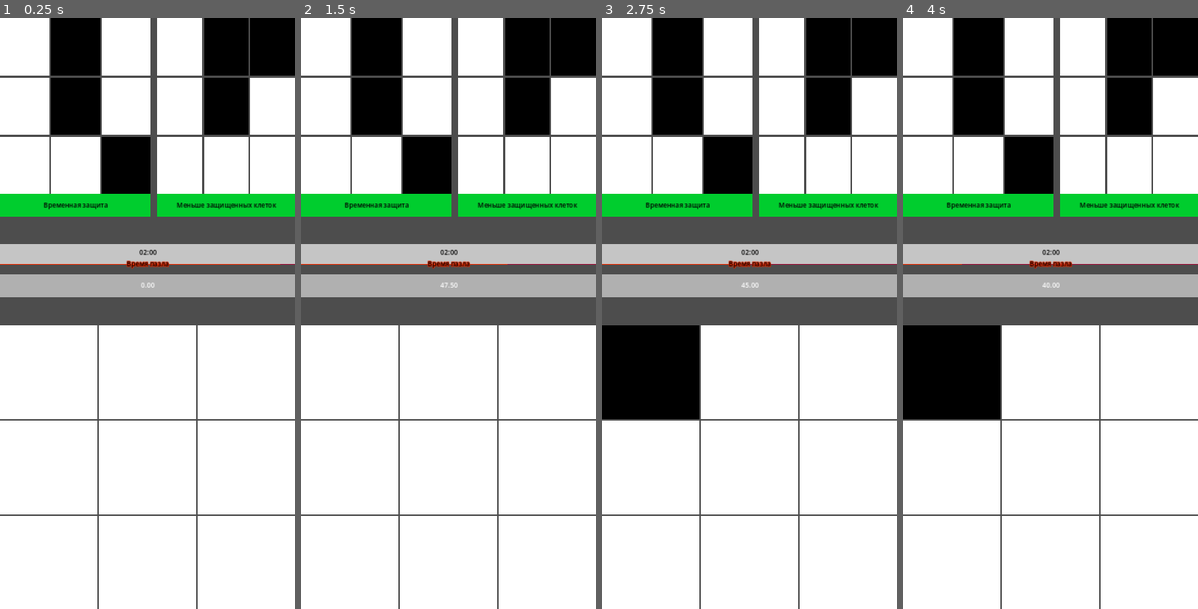
Above: before the commit, frames 1-4 (left to right).
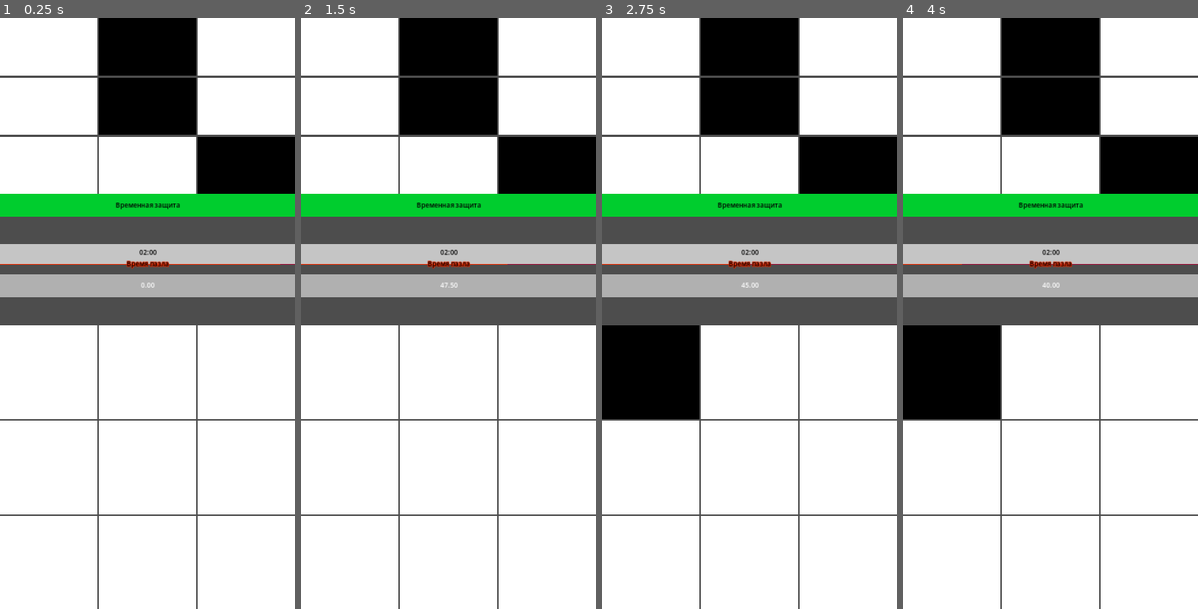
Above: after the commit, the same moments.

Repository: Less-ThanThree/square-chaos
Game: Godot game, scene res://Scenes/Game/GameNoPath.tscn
Two runs of this game, one before a commit and one after it. Both use one fixed random seed, a clock stepped at 60 frames per second and the inputs below. Before the commit the project starts from res://Scenes/Game/Game.tscn.
Inputs (mouse positions are in pixels of both pictures, inside the frame that each line leads up to):
- Up to frame 1 (0.25 s): no input
- Up to frame 2 (1.5 s): click (351, 372) at 0.52 s; click (351, 372) at 1.27 s
- Up to frame 3 (2.75 s): click (652, 372) at 2.02 s
- Up to frame 4 (4 s): tap Enter at 2.75 s; tap Space at 3.5 s

The runs differ from the first frame. In frame 1, 20% of the frame differs, in the area x 14-100%, y 0-34%; in frame 2, 20%; in frame 3, 20%; in frame 4, 20%.
Error in both runs: Attempt to call function 'get_device_name' in base 'null instance' on a null instance. (res://GlobalScripts/DeviceInfo.gd:7)

Commit message:
Add main game scene

Diff:
--- a/GlobalScripts/GeneratorLevel.gd
+++ b/GlobalScripts/GeneratorLevel.gd
@@ -1,6 +1,12 @@
 extends Node
 
 var levelsGenerate = 0
+
+#var current_scene = null
+#
+#func _ready():
+#	var root = get_tree().get_root()
+#	current_scene = root.get_child(root.get_child_count() - 1)
 
 var matrixTemplateX2 = [
 	[0,0],
@@ -73,3 +79,13 @@
 	var playerMatrix = PlayerStatus.getPlayerLevelField()
 	playerMatrix[positionX][positionY] = val
 	PlayerStatus.setPlayerLevelField(playerMatrix)
+
+#func goto_scene(path):
+#	call_deferred('_defferedGotoScene', path)
+#
+#func _defferedGotoScene(path):
+#	current_scene.free()
+#
+#	var scene = ResourceLoader.load(path)
+#	get_tree().get_root().add_child(current_scene)
+#	get_tree().set_current_scene(current_scene)
--- a/GlobalScripts/PlayerStatus.gd
+++ b/GlobalScripts/PlayerStatus.gd
@@ -218,6 +218,8 @@
 # Стадия игрока
 var _currentPlayerStage: int = 0 : set = setCurrentPlayerStage, get = getCurrentPlayerStage
 
+var _isPath: bool = false : set = setPath, get = getPath
+
 # Предыдущая стадия
 var _previosStage: Dictionary = {}
 
@@ -227,7 +229,8 @@
 # Текущая стадия
 var _stage: Dictionary = {}
 
-var LevelsCount = 2
+# КОЛИЧЕСТВО УРОВНЕЙ ОЧЕНЬ ВАЖНАЯ ПЕРЕМЕННАЯ!!!!!!!!!!!!!!!! НЕ ТРОЖЬ ВСЕ СЛОМАЕТСЯ!!!!!!!!!
+var LevelsCount = 1
 
 # Матрица игрового поля
 var _playerField: Array = [] : set = setPlayerLevelField, get = getPlayerLevelField
@@ -311,3 +314,9 @@
 
 func getNextStage() -> Dictionary:
 	return _nextStage
+
+func setPath(isPath: bool):
+	_isPath = isPath
+
+func getPath() -> bool:
+	return _isPath
--- a/Scenes/Game/Game.tscn
+++ b/Scenes/Game/GameNoPath.tscn
@@ -1,11 +1,11 @@
 [gd_scene load_steps=5 format=3 uid="uid://diih2muwwdlg"]
 
-[ext_resource type="PackedScene" uid="uid://scgo1kktsoxp" path="res://Scenes/Level/Level.tscn" id="1_1m7tf"]
-[ext_resource type="PackedScene" uid="uid://d3sxwsxiv4typ" path="res://Scenes/Level/LevelPlayer.tscn" id="1_h0tqi"]
-[ext_resource type="PackedScene" uid="uid://dc0j6ufjauf6j" path="res://Scenes/Timers/timers.tscn" id="3_2r3rs"]
-[ext_resource type="PackedScene" uid="uid://bc6xvon0xkp0j" path="res://Scenes/Points/Points.tscn" id="4_muasc"]
+[ext_resource type="PackedScene" uid="uid://d3sxwsxiv4typ" path="res://Scenes/Level/LevelPlayer.tscn" id="1_rnt5a"]
+[ext_resource type="PackedScene" uid="uid://scgo1kktsoxp" path="res://Scenes/Level/Level.tscn" id="2_d2162"]
+[ext_resource type="PackedScene" uid="uid://dc0j6ufjauf6j" path="res://Scenes/Timers/timers.tscn" id="3_ro33u"]
+[ext_resource type="PackedScene" uid="uid://bc6xvon0xkp0j" path="res://Scenes/Points/Points.tscn" id="4_8nt82"]
 
-[node name="Game" type="Node"]
+[node name="GameNoPath" type="Node"]
 
 [node name="BoxContainerPlayer" type="BoxContainer" parent="."]
 anchors_preset = 15
@@ -24,22 +24,12 @@
 anchors_preset = 15
 anchor_right = 1.0
 anchor_bottom = 1.0
-offset_right = -352.0
 offset_bottom = -955.0
 grow_horizontal = 2
 grow_vertical = 2
 size_flags_vertical = 3
 
-[node name="Node2D" parent="BoxContainer2" instance=ExtResource("1_1m7tf")]
-layout_mode = 2
-
-[node name="BoxContainer3" type="BoxContainer" parent="."]
-offset_left = 384.0
-offset_right = 720.0
-offset_bottom = 485.0
-size_flags_vertical = 3
-
-[node name="Node2D" parent="BoxContainer3" instance=ExtResource("1_1m7tf")]
+[node name="Node2D" parent="BoxContainer2" instance=ExtResource("2_d2162")]
 layout_mode = 2
 
 [node name="Timer" type="BoxContainer" parent="."]
@@ -78,6 +68,3 @@
 [connection signal="compareLevel" from="BoxContainer2/Node2D" to="Timer/TimerComponent" method="_on_node_2d_compare_level"]
 [connection signal="compareLevel" from="BoxContainer2/Node2D" to="Points/Points" method="_on_node_2d_compare_level"]
 [connection signal="readyLevel" from="BoxContainer2/Node2D" to="BoxContainerPlayer/LevelPlayer" method="_on_node_2d_ready_level"]
-[connection signal="compareLevel" from="BoxContainer3/Node2D" to="BoxContainerPlayer/LevelPlayer" method="_on_node_2d_compare_level"]
-[connection signal="compareLevel" from="BoxContainer3/Node2D" to="Timer/TimerComponent" method="_on_node_2d_compare_level"]
-[connection signal="readyLevel" from="BoxContainer3/Node2D" to="BoxContainerPlayer/LevelPlayer" method="_on_node_2d_ready_level"]
--- /dev/null
+++ b/Scenes/Game/GameWithPath.tscn
@@ -0,0 +1,80 @@
+[gd_scene load_steps=5 format=3 uid="uid://c3itneq8ovm7f"]
+
+[ext_resource type="PackedScene" uid="uid://d3sxwsxiv4typ" path="res://Scenes/Level/LevelPlayer.tscn" id="1_aqovt"]
+[ext_resource type="PackedScene" uid="uid://scgo1kktsoxp" path="res://Scenes/Level/Level.tscn" id="2_08xst"]
+[ext_resource type="PackedScene" uid="uid://dc0j6ufjauf6j" path="res://Scenes/Timers/timers.tscn" id="3_162tj"]
+[ext_resource type="PackedScene" uid="uid://bc6xvon0xkp0j" path="res://Scenes/Points/Points.tscn" id="4_qmagp"]
+
+[node name="GameWithPath" type="Node"]
+
+[node name="BoxContainerPlayer" type="BoxContainer" parent="."]
+anchors_preset = 15
+anchor_right = 1.0
+anchor_bottom = 1.0
+offset_top = 749.0
+grow_horizontal = 2
+grow_vertical = 2
+size_flags_vertical = 3
+
+[node name="LevelPlayer" parent="BoxContainerPlayer" instance=ExtResource("1_aqovt")]
+layout_mode = 2
+size_flags_horizontal = 3
+
+[node name="BoxContainer3" type="BoxContainer" parent="."]
+offset_left = 384.0
+offset_right = 720.0
+offset_bottom = 485.0
+size_flags_vertical = 3
+
+[node name="Node2D" parent="BoxContainer3" instance=ExtResource("2_08xst")]
+layout_mode = 2
+
+[node name="BoxContainer2" type="BoxContainer" parent="."]
+anchors_preset = 15
+anchor_right = 1.0
+anchor_bottom = 1.0
+offset_right = -384.0
+offset_bottom = -955.0
+grow_horizontal = 2
+grow_vertical = 2
+size_flags_vertical = 3
+
+[node name="Node2D" parent="BoxContainer2" instance=ExtResource("2_08xst")]
+layout_mode = 2
+
+[node name="Timer" type="BoxContainer" parent="."]
+anchors_preset = 14
+anchor_top = 0.5
+anchor_right = 1.0
+anchor_bottom = 0.5
+offset_top = -170.0
+offset_bottom = -120.0
+grow_horizontal = 2
+grow_vertical = 2
+size_flags_horizontal = 3
+
+[node name="TimerComponent" parent="Timer" instance=ExtResource("3_162tj")]
+layout_mode = 2
+size_flags_horizontal = 3
+
+[node name="Points" type="BoxContainer" parent="."]
+anchors_preset = 8
+anchor_left = 0.5
+anchor_top = 0.5
+anchor_right = 0.5
+anchor_bottom = 0.5
+offset_left = -360.0
+offset_top = -96.0
+offset_right = 360.0
+offset_bottom = -40.0
+grow_horizontal = 2
+grow_vertical = 2
+
+[node name="Points" parent="Points" instance=ExtResource("4_qmagp")]
+layout_mode = 2
+size_flags_horizontal = 3
+
+[connection signal="compareLevel" from="BoxContainer3/Node2D" to="BoxContainerPlayer/LevelPlayer" method="_on_node_2d_compare_level"]
+[connection signal="readyLevel" from="BoxContainer3/Node2D" to="BoxContainerPlayer/LevelPlayer" method="_on_node_2d_ready_level"]
+[connection signal="compareLevel" from="BoxContainer2/Node2D" to="BoxContainerPlayer/LevelPlayer" method="_on_node_2d_compare_level"]
+[connection signal="readyLevel" from="BoxContainer2/Node2D" to="BoxContainerPlayer/LevelPlayer" method="_on_node_2d_ready_level"]
--- a/Scenes/Level/Level.gd
+++ b/Scenes/Level/Level.gd
@@ -59,11 +59,11 @@
 
 	GeneratorLevel.levelsGenerate += 1
 
-	if GeneratorLevel.levelsGenerate == PlayerStatus.LevelsCount:
+	if GeneratorLevel.levelsGenerate >= 2:
 		while PlayerStatus.setCompareMatrix(GeneratorLevel.compareMatrix(PlayerStatus.getCurrentLevelField(0), matrixTemplate)):
 				matrixTemplate = generateMatrix(matchMatrix(levelSize), minPlate, maxPlate, levelSize)
 				print("Regenerate matrix")
-		GeneratorLevel.levelsGenerate = 0
+	GeneratorLevel.levelsGenerate = 0
 
 	PlayerStatus.addField([matrixTemplate])
 
--- a/Scenes/Level/LevelPlayer.gd
+++ b/Scenes/Level/LevelPlayer.gd
@@ -42,6 +42,7 @@
 	var previosStage = PlayerStatus.getPreviosStage()
 	var nextStage = PlayerStatus.getNextStage()
 	var currentPlayerPoints = PlayerStatus.getPlayerPoints()
+	var currentStage: Dictionary
 
 	if currentPlayerPoints > nextStage["PointsStage"]:
 		PlayerStatus.setCurrentPlayerStage(PlayerStatus.getCurrentPlayerStage() + 1)
@@ -54,6 +55,10 @@
 
 	print("CurrentStage: ", PlayerStatus.getCurrentPlayerStage())
 
+	currentStage = PlayerStatus.getCurrentStage()
+	print("Path ", currentStage["Path"])
+	PlayerStatus.setPath(currentStage["Path"])
+
 func addPoints():
 	var currentStage = PlayerStatus.getCurrentStage()
 	PlayerStatus.setPlayerPointsPlus(currentStage["PointsPerPasle"])
--- /dev/null
+++ b/Scenes/Main/Game.gd
@@ -0,0 +1,18 @@
+extends Node
+
+@onready var levelNoPath = preload("res://Scenes/Game/GameNoPath.tscn")
+@onready var levelWithPath = preload("res://Scenes/Game/GameWithPath.tscn")
+@onready var timer = $Timer
+var currentLevel
+
+func _ready():
+	currentLevel = levelNoPath.instantiate()
+	self.add_child(currentLevel)
+
+func _on_timer_timeout():
+	if PlayerStatus.getPath():
+		self.remove_child(currentLevel)
+		currentLevel = levelWithPath.instantiate()
+		self.add_child(currentLevel)
+		timer.stop()
+		PlayerStatus.LevelsCount = 2
--- /dev/null
+++ b/Scenes/Main/Game.tscn
@@ -0,0 +1,12 @@
+[gd_scene load_steps=2 format=3 uid="uid://g4whprr7jfv7"]
+
+[ext_resource type="Script" path="res://Scenes/Main/Game.gd" id="1_xlx76"]
+
+[node name="Game" type="Node"]
+script = ExtResource("1_xlx76")
+
+[node name="Timer" type="Timer" parent="."]
+wait_time = 0.5
+autostart = true
+
+[connection signal="timeout" from="Timer" to="." method="_on_timer_timeout"]
--- a/Scenes/Main/Main.gd
+++ b/Scenes/Main/Main.gd
@@ -1,5 +1,4 @@
 extends Node
-
 
 # Called when the node enters the scene tree for the first time.
 func _ready():
--- a/Scenes/Plates/Plate.gd
+++ b/Scenes/Plates/Plate.gd
@@ -16,10 +16,12 @@
 		GeneratorLevel.updateMatrix(int(buttonInfo[1]), int(buttonInfo[2]), 1)
 	print("Player Matrix", PlayerStatus.getPlayerLevelField())
 	print("Matrix 1", PlayerStatus.getCurrentLevelField(0))
-	print("Matrix 2", PlayerStatus.getCurrentLevelField(1))
+	if PlayerStatus.LevelsCount >= 2:
+		print("Matrix 2", PlayerStatus.getCurrentLevelField(1))
 	if PlayerStatus.setCompareMatrix(GeneratorLevel.compareMatrix(PlayerStatus.getCurrentLevelField(0),PlayerStatus.getPlayerLevelField())):
 		print('Compare 1')
 		PlayerStatus.setCurrentLevelField()
-	elif PlayerStatus.setCompareMatrix(GeneratorLevel.compareMatrix(PlayerStatus.getCurrentLevelField(1),PlayerStatus.getPlayerLevelField())):
-		print("Compare 2")
-		PlayerStatus.setCurrentLevelField()
+	elif PlayerStatus.LevelsCount >= 2:
+		if PlayerStatus.setCompareMatrix(GeneratorLevel.compareMatrix(PlayerStatus.getCurrentLevelField(1),PlayerStatus.getPlayerLevelField())):
+			print("Compare 2")
+			PlayerStatus.setCurrentLevelField()
--- a/project.godot
+++ b/project.godot
@@ -11,7 +11,7 @@
 [application]
 
 config/name="Square-chaos"
-run/main_scene="res://Scenes/Game/Game.tscn"
+run/main_scene="res://Scenes/Game/GameNoPath.tscn"
 config/features=PackedStringArray("4.1", "Mobile")
 config/icon="res://icon.svg"
 
Not shown: 3 places in Scenes/Game/GameNoPath.tscn that only renumber resources
